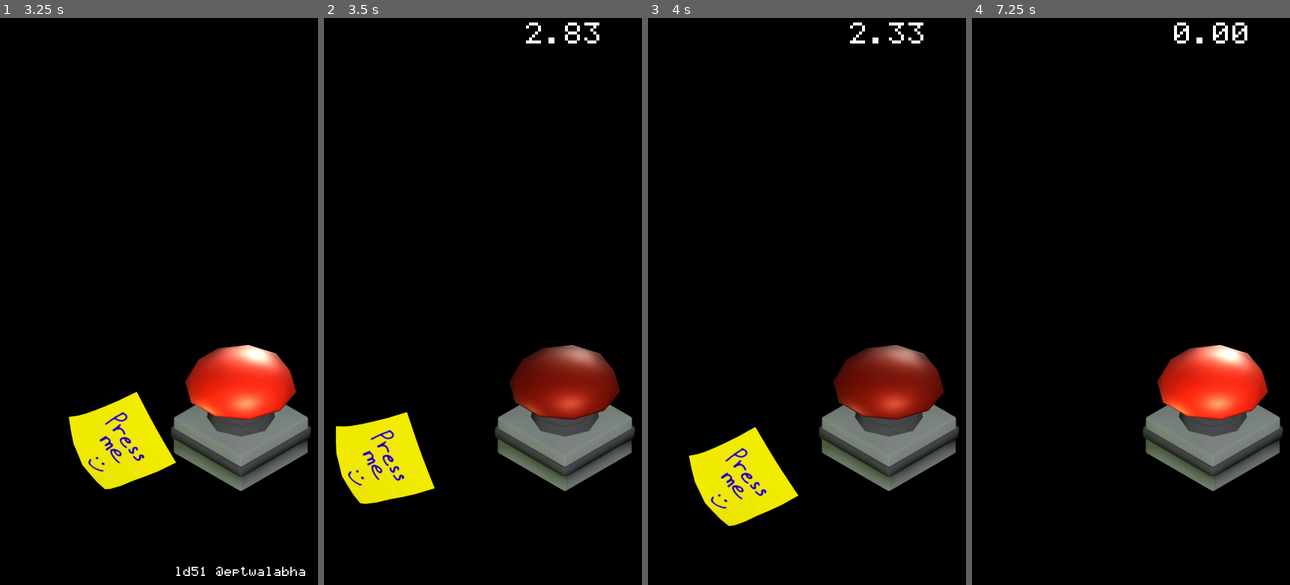
Above: before the commit, frames 1-4 (left to right).
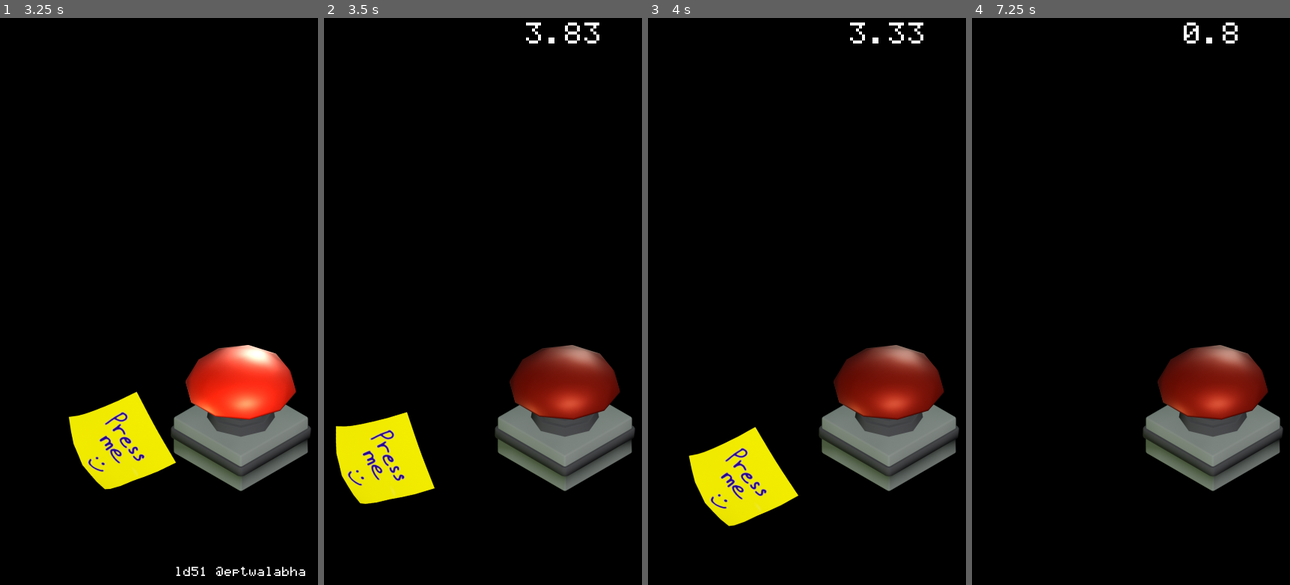
Above: after the commit, the same moments.

Repository: Eptwalabha/ld51
Game: Godot game, scene res://scenes/Game.tscn
Two runs of this game, one before a commit and one after it. Both use one fixed random seed, a clock stepped at 60 frames per second and the inputs below.
Inputs (mouse positions are in pixels of both pictures, inside the frame that each line leads up to):
- Up to frame 1 (3.25 s): drag from (241, 437) to (302, 154) at 0.52 s; tap Enter at 1.25, 2.75 s; drag from (241, 437) to (209, 403) at 1.27 s; tap Space at 2 s; move the mouse to (302, 154) at 2.02 s; press the mouse at (302, 154) at 2.03 s; release the mouse at (302, 154) at 2.75 s; drag from (209, 403) to (60, 193) at 2.77 s
- Up to frame 2 (3.5 s): no input
- Up to frame 3 (4 s): move the mouse to (outside the picture) at 3.52 s; press the mouse at (outside the picture) at 3.53 s
- Up to frame 4 (7.25 s): release the mouse at (outside the picture) at 4.25 s; drag from (1032, 193) to (1124, 137) at 4.27 s; tap Space at 5 s; move the mouse to (1242, 284) at 5.02 s; press the mouse at (1242, 284) at 5.03 s; release the mouse at (1242, 284) at 5.75 s; tap Enter at 5.75 s; drag from (1124, 137) to (1213, 437) at 5.77 s; move the mouse to (outside the picture) at 6.52 s; press the mouse at (outside the picture) at 6.53 s

Frame 1 is identical in both runs. In frame 2, less than 0.1% of the frame differs, in the area x 63-69%, y 0-5%; in frame 3, less than 0.1%; in frame 4, 3.9%, in the area x 58-94%, y 0-71%.

Commit message:
victory screen

Diff:
--- a/project.godot
+++ b/project.godot
@@ -19,6 +19,11 @@
 "language": "GDScript",
 "path": "res://scenes/ui/Fade.gd"
 }, {
+"base": "StaticBody2D",
+"class": "Maze",
+"language": "GDScript",
+"path": "res://scenes/item/bg/Maze.gd"
+}, {
 "base": "Node2D",
 "class": "PowerArea",
 "language": "GDScript",
@@ -32,6 +37,7 @@
 _global_script_class_icons={
 "Buzzer": "",
 "Fade": "",
+"Maze": "",
 "PowerArea": "",
 "StickyNote": ""
 }
@@ -44,7 +50,7 @@
 
 [autoload]
 
-Dialogs="*res://script/dialogs.gd"
+Stats="*res://script/stats.gd"
 
 [display]
 
--- a/scenes/Game.gd
+++ b/scenes/Game.gd
@@ -27,11 +27,15 @@
 enum LEVEL {
 	NOTHING,
 	INTRO,
+	INTRO2,
+	BOUNCE,
+	SHRINK,
+	SHRINK_BOUNCE,
+	FALLING_OBJECT,
+
 	NEED_POWER_MAZE,
+	TP_RANDOM,
 	SMALL,
-	INTRO2,
-	MOVE_AROUND,
-	MOVE_AT_RANDOM,
 	NO_CAP,
 	NEED_POWER,
 	FALL,
@@ -39,11 +43,13 @@
 	DONT_TURN_LIGHT,
 	LIGHT_TOO_SOON,
 	IN_THE_DARK,
+	VICTORY
 }
 
 func _ready() -> void:
 	count_down.hide()
 	buzzer.turn_light(true, true)
+	reset_all_items()
 	fade.fade_in()
 
 func _process(delta: float) -> void:
@@ -58,6 +64,7 @@
 			game_over()
 	update_count_down()
 	remaining -= delta
+	Stats.total_time += delta
 
 func update_count_down() -> void:
 	if remaining <= 0.0 or game_over:
@@ -84,6 +91,10 @@
 
 func random_position() -> Vector2:
 	return Vector2(100, 200) + Vector2(600, 400) * randf()
+
+func reset_all_items() -> void:
+	for item in $BG.get_children():
+		item.reset()
 
 func next_level() -> void:
 	buzzer.reset()
@@ -93,12 +104,15 @@
 	buzzer.scale = b_scale
 	count_down.visible = true
 	powerArea.visible = false
+	reset_all_items()
+
 	match press_count:
 		LEVEL.IN_THE_DARK:
 			buzzer.in_the_dark()
 		LEVEL.LIGHT_TOO_SOON:
 			$Timer.start(2.0)
 		LEVEL.NEED_POWER:
+			new_buzzer_position = Vector2(150, 650)
 			buzzer.display_led = true
 			powerArea.visible = true
 			buzzer.draggable = true
@@ -116,9 +130,17 @@
 		LEVEL.NO_CAP:
 			buzzer.with_cap = false
 		LEVEL.NEED_POWER_MAZE:
+			$BG/Maze.start()
+			buzzer.display_led = true
+			buzzer.powered = false
 			buzzer.draggable = true
-			buzzer.scale = Vector2(.1, .1)
-			buzzer.global_position = Vector2(200, 700)
+			buzzer.physics_collision = true
+			buzzer.scale = Vector2(.15, .15)
+			buzzer.global_position = Vector2(200, 600)
+			new_buzzer_position = buzzer.global_position
+		_:
+			pass
+
 	buzzer.global_position = new_buzzer_position
 	buzzer.update_buzzer_state()
 	level_end = false
@@ -126,13 +148,18 @@
 
 func game_over() -> void:
 	game_over = true
+	Stats.nbr_attempt += 1
 	$AnimationPlayer.play("loose")
 
+func power_buzzer(power: bool) -> void:
+	buzzer.powered = power
+	buzzer.update_led()
 
 # CALLBACKS
 
 func _on_Buzzer_pressed() -> void:
 	press_count += 1
+	Stats.nbr_click += 1
 	level_end = true
 	if !game_started:
 		sticky.fall()
@@ -145,10 +172,11 @@
 			game_over()
 
 func _on_AnimationPlayer_animation_finished(anim_name: String) -> void:
-	var _osef = get_tree().change_scene("res://scenes/Game.tscn")
-
-func _on_Fade_finished(_fade_in: bool) -> void:
-	pass
+	get_tree().reload_current_scene()
+
+func _on_Fade_finished(fade_in: bool) -> void:
+	if !fade_in and press_count == LEVEL.VICTORY:
+		var _osef = get_tree().change_scene("res://scenes/Victory.tscn")
 
 func _on_Buzzer_drag_stopped() -> void:
 	pass
@@ -157,12 +185,16 @@
 	pass
 
 func _on_PowerArea_entered() -> void:
-	buzzer.powered = true
-	buzzer.update_led()
+	power_buzzer(true)
 
 func _on_PowerArea_exited() -> void:
-	buzzer.powered = false
-	buzzer.update_led()
+	power_buzzer(false)
+
+func _on_Maze_entered() -> void:
+	power_buzzer(true)
+
+func _on_Maze_exited() -> void:
+	power_buzzer(false)
 
 func _on_Timer_timeout() -> void:
 	match press_count:
@@ -177,7 +209,11 @@
 func _on_Buzzer_press_finished() -> void:
 	if game_over:
 		return
-	if press_count == LEVEL.INTRO:
-		start_game()
-	else:
-		next_level()
+	match press_count:
+		LEVEL.INTRO:
+			if !game_started:
+				start_game()
+		LEVEL.VICTORY:
+			fade.fade_out()
+		_:
+			next_level()
--- a/scenes/Game.tscn
+++ b/scenes/Game.tscn
@@ -8,6 +8,7 @@
 [ext_resource path="res://scenes/item/sticky/StickyNote.tscn" type="PackedScene" id=6]
 [ext_resource path="res://assets/fonts/font_counter.tres" type="DynamicFont" id=7]
 [ext_resource path="res://scenes/item/buzzer/Buzzer.tscn" type="PackedScene" id=8]
+[ext_resource path="res://scenes/item/bg/Maze.tscn" type="PackedScene" id=9]
 
 [sub_resource type="Animation" id=1]
 length = 0.001
@@ -83,7 +84,7 @@
 
 [node name="Game" type="Node2D"]
 script = ExtResource( 1 )
-duration = 3.0
+duration = 4.0
 
 [node name="ColorRect" type="ColorRect" parent="."]
 margin_left = -38.0
@@ -97,7 +98,10 @@
 
 [node name="PowerArea" parent="BG" instance=ExtResource( 2 )]
 visible = false
-position = Vector2( 624, 242 )
+position = Vector2( 600, 650 )
+
+[node name="Maze" parent="BG" instance=ExtResource( 9 )]
+visible = false
 
 [node name="Camera2D" type="Camera2D" parent="."]
 anchor_mode = 0
@@ -220,6 +224,7 @@
 
 [connection signal="entered" from="BG/PowerArea" to="." method="_on_PowerArea_entered"]
 [connection signal="exited" from="BG/PowerArea" to="." method="_on_PowerArea_exited"]
+[connection signal="entered" from="BG/Maze" to="." method="_on_Maze_entered"]
 [connection signal="drag_started" from="Buzzer" to="." method="_on_Buzzer_drag_started"]
 [connection signal="drag_stopped" from="Buzzer" to="." method="_on_Buzzer_drag_stopped"]
 [connection signal="hidden_in_the_dark" from="Buzzer" to="." method="_on_Buzzer_hidden_in_the_dark"]
--- /dev/null
+++ b/scenes/Victory.gd
@@ -0,0 +1,25 @@
+extends Node2D
+
+func _ready() -> void:
+	$CanvasLayer/Fade.fade_in()
+	var text = "[center]You made it![/center]\n\n" \
+		+ "with [color=blue]{attempt}[/color] attempt(s)\n" \
+		+ "you pressed the buzzer [color=blue]{click}[/color] times(s)\n" \
+		+ "in [color=blue]{time}[/color] secondes"
+	var data = {
+		'attempt': Stats.nbr_attempt,
+		'click': Stats.nbr_click,
+		'time': str(int(Stats.total_time))
+	}
+	$Buzzer.turn_light()
+	$CanvasLayer/Control/VBoxContainer/RichTextLabel.bbcode_text = text.format(data)
+
+func _on_Buzzer_press_finished() -> void:
+	Stats.nbr_attempt = 0
+	Stats.nbr_click = 0
+	Stats.total_time = 0.0
+	$CanvasLayer/Fade.fade_out()
+
+func _on_Fade_finished(fade_in) -> void:
+	if !fade_in:
+		var _osef = get_tree().change_scene("res://scenes/Game.tscn")
--- /dev/null
+++ b/scenes/Victory.tscn
@@ -0,0 +1,69 @@
+[gd_scene load_steps=5 format=2]
+
+[ext_resource path="res://assets/fonts/font_counter.tres" type="DynamicFont" id=1]
+[ext_resource path="res://scenes/item/buzzer/Buzzer.tscn" type="PackedScene" id=2]
+[ext_resource path="res://scenes/Victory.gd" type="Script" id=3]
+[ext_resource path="res://scenes/ui/Fade.tscn" type="PackedScene" id=4]
+
+[node name="Victory" type="Node2D"]
+script = ExtResource( 3 )
+
+[node name="ColorRect" type="ColorRect" parent="."]
+margin_left = -38.0
+margin_top = -44.0
+margin_right = 852.0
+margin_bottom = 846.0
+mouse_filter = 2
+color = Color( 0, 0, 0, 1 )
+
+[node name="CanvasLayer" type="CanvasLayer" parent="."]
+
+[node name="Control" type="MarginContainer" parent="CanvasLayer"]
+anchor_right = 1.0
+anchor_bottom = 1.0
+mouse_filter = 2
+custom_constants/margin_right = 50
+custom_constants/margin_top = 20
+custom_constants/margin_left = 50
+custom_constants/margin_bottom = 20
+
+[node name="VBoxContainer" type="VBoxContainer" parent="CanvasLayer/Control"]
+margin_left = 50.0
+margin_top = 20.0
+margin_right = 750.0
+margin_bottom = 780.0
+mouse_filter = 2
+
+[node name="Label" type="Label" parent="CanvasLayer/Control/VBoxContainer"]
+margin_right = 700.0
+margin_bottom = 173.0
+size_flags_vertical = 7
+size_flags_stretch_ratio = 0.6
+custom_colors/font_color = Color( 0.0862745, 0.839216, 0, 1 )
+custom_fonts/font = ExtResource( 1 )
+text = "CONGRATULATION!"
+align = 1
+valign = 1
+
+[node name="RichTextLabel" type="RichTextLabel" parent="CanvasLayer/Control/VBoxContainer"]
+margin_top = 177.0
+margin_right = 700.0
+margin_bottom = 466.0
+size_flags_vertical = 3
+bbcode_enabled = true
+
+[node name="Label2" type="Label" parent="CanvasLayer/Control/VBoxContainer"]
+margin_top = 470.0
+margin_right = 700.0
+margin_bottom = 760.0
+size_flags_vertical = 7
+
+[node name="Fade" parent="CanvasLayer" instance=ExtResource( 4 )]
+
+[node name="Buzzer" parent="." instance=ExtResource( 2 )]
+position = Vector2( 407, 650 )
+scale = Vector2( 0.6, 0.6 )
+light_is_on = true
+
+[connection signal="finished" from="CanvasLayer/Fade" to="." method="_on_Fade_finished"]
+[connection signal="press_finished" from="Buzzer" to="." method="_on_Buzzer_press_finished"]
--- /dev/null
+++ b/scenes/item/bg/Maze.gd
@@ -0,0 +1,19 @@
+class_name Maze
+extends StaticBody2D
+
+signal entered
+signal exited
+
+func start() -> void:
+	visible = true
+	$Collision.disabled = false
+
+func reset() -> void:
+	visible = false
+	$Collision.disabled = true
+
+func _on_PowerArea_entered() -> void:
+	emit_signal("entered")
+
+func _on_PowerArea_exited() -> void:
+	emit_signal("exited")
--- /dev/null
+++ b/scenes/item/bg/Maze.tscn
@@ -0,0 +1,20 @@
+[gd_scene load_steps=3 format=2]
+
+[ext_resource path="res://scenes/item/bg/Maze.gd" type="Script" id=1]
+[ext_resource path="res://scenes/item/bg/PowerArea.tscn" type="PackedScene" id=2]
+
+[node name="Maze" type="StaticBody2D"]
+collision_layer = 4
+script = ExtResource( 1 )
+
+[node name="Collision" type="CollisionPolygon2D" parent="."]
+polygon = PoolVector2Array( -61, -25, -59, 908, 943, 913, 864, -42, -124, -33, 92, 62, 716, 68, 618, 169, 760, 387, 650, 489, 742, 571, 745, 738, 376, 751, 369, 613, 618, 618, 616, 579, 522, 519, 641, 375, 494, 156, 203, 145, 207, 196, 443, 203, 486, 551, 288, 573, 310, 731, 101, 721, 84, 354, 354, 392, 360, 309, 73, 258, 78, 64 )
+
+[node name="Polygon2D" type="Polygon2D" parent="."]
+polygon = PoolVector2Array( -90, -69, 76, 66, 712, 70, 618, 169, 757, 383, 650, 492, 741, 566, 742, 732, 381, 748, 371, 613, 624, 615, 618, 579, 524, 517, 643, 369, 492, 152, 201, 144, 204, 194, 439, 204, 485, 542, 291, 573, 307, 724, 98, 719, 86, 354, 350, 391, 357, 312, 73, 257, 71, 34, -67, -37, -46, 842, 901, 848, 852, -47 )
+
+[node name="PowerArea" parent="." instance=ExtResource( 2 )]
+position = Vector2( 476, 680 )
+scale = Vector2( 1.77506, 1.21707 )
+
+[connection signal="entered" from="PowerArea" to="." method="_on_PowerArea_entered"]
--- a/scenes/item/bg/PowerArea.gd
+++ b/scenes/item/bg/PowerArea.gd
@@ -3,6 +3,9 @@
 
 signal entered
 signal exited
+
+func reset() -> void:
+	pass
 
 func _on_Area2D_area_entered(_area: Area2D) -> void:
 	if !visible:
--- a/scenes/item/bg/PowerArea.tscn
+++ b/scenes/item/bg/PowerArea.tscn
@@ -3,7 +3,7 @@
 [ext_resource path="res://scenes/item/bg/PowerArea.gd" type="Script" id=1]
 
 [sub_resource type="RectangleShape2D" id=1]
-extents = Vector2( 128, 128 )
+extents = Vector2( 64, 64 )
 
 [node name="PowerArea" type="Node2D"]
 script = ExtResource( 1 )
@@ -15,10 +15,10 @@
 
 [node name="Polygon2D" type="Polygon2D" parent="."]
 color = Color( 0.254902, 0.509804, 1, 0.196078 )
-polygon = PoolVector2Array( -128, -128, 128, -128, 128, 128, -128, 128 )
+polygon = PoolVector2Array( -64, -64, 64, -64, 64, 64, -64, 64 )
 
 [node name="Corner" type="Position2D" parent="."]
-position = Vector2( 128, -128 )
+position = Vector2( 64, -64 )
 
 [node name="Lightning" type="Polygon2D" parent="Corner"]
 position = Vector2( -26, 33 )
--- a/scenes/item/buzzer/Buzzer.gd
+++ b/scenes/item/buzzer/Buzzer.gd
@@ -74,9 +74,13 @@
 func _physics_process(delta: float) -> void:
 	if draggable and dragging:
 		velocity = Vector2.ZERO
-		global_position = lerp(global_position, get_global_mouse_position() + delta_drag, 20 * delta)
+		if physics_collision:
+			var diff = (get_global_mouse_position() - global_position) * (1.0 / scale.x)
+			move_and_slide(diff)
+		else:
+			global_position = lerp(global_position, get_global_mouse_position() + delta_drag, 50 * delta)
 	elif physic_enable:
-		velocity.y += delta * 10.0
+		velocity.y += delta * 8.0
 		move_and_collide(velocity)
 
 func update_buzzer_state() -> void:
@@ -85,7 +89,7 @@
 	light.visible = with_cap
 	$Click/Cap.disabled = !with_cap
 	$Click/Stick.disabled = with_cap or !with_stick
-	$Physics.disabled = !physic_enable
+	$Physics.disabled = !physic_enable and !physics_collision
 	update_led()
 
 func update_led() -> void:
@@ -96,18 +100,20 @@
 func can_press() -> bool:
 	if pressing:
 		return false
-	return with_cap or with_stick
+	if powered:
+		return with_cap or with_stick
+	return false
 
 func do_press() -> void:
-	pressing = true
-	$AnimationPlayer.play("press")
-	if powered:
-		emit_signal("pressed")
+	if can_press():
+		pressing = true
+		$AnimationPlayer.play("press")
+		if powered:
+			emit_signal("pressed")
 
 func _on_Click_input_event(_viewport: Node, event: InputEvent, _shape_idx: int) -> void:
 	if event is InputEventMouseButton and event.is_pressed():
-		if can_press():
-			do_press()
+		do_press()
 
 func _on_AnimationPlayer_animation_finished(anim_name: String) -> void:
 	if anim_name == 'press':
--- a/scenes/item/buzzer/Buzzer.tscn
+++ b/scenes/item/buzzer/Buzzer.tscn
@@ -69,7 +69,7 @@
 }
 
 [node name="Buzzer" type="KinematicBody2D"]
-collision_mask = 2
+collision_mask = 6
 script = ExtResource( 5 )
 
 [node name="Physics" type="CollisionPolygon2D" parent="."]
--- a/script/levels.gd
+++ /dev/null
@@ -1 +0,0 @@
-extends Node
--- /dev/null
+++ b/script/stats.gd
@@ -0,0 +1,5 @@
+extends Node
+
+var total_time: float = 0.0
+var nbr_attempt: int = 0
+var nbr_click: int = 0
Not shown: 1 places in scenes/Game.tscn that only renumber resources
